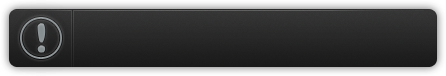
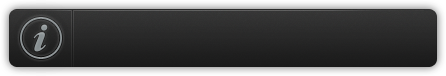
Layer changes from the first 446x76 image to the second:
renamed "Shape 1" to "warning", hid it over [37, 23, 46, 53]
showed "info" over [33, 24, 48, 52]
moved "Back" (1st of 2, in "KaiToast") above "bullet bg NOT USED" over [24, 14, 73, 55]
painted on "Back" (2nd of 2, in "KaiToast" › "Back") over [24, 14, 73, 55]
renamed "KaiToast" to "bullet bg NOT USED", hid the group it (2 layers) over [24, 15, 56, 55]
